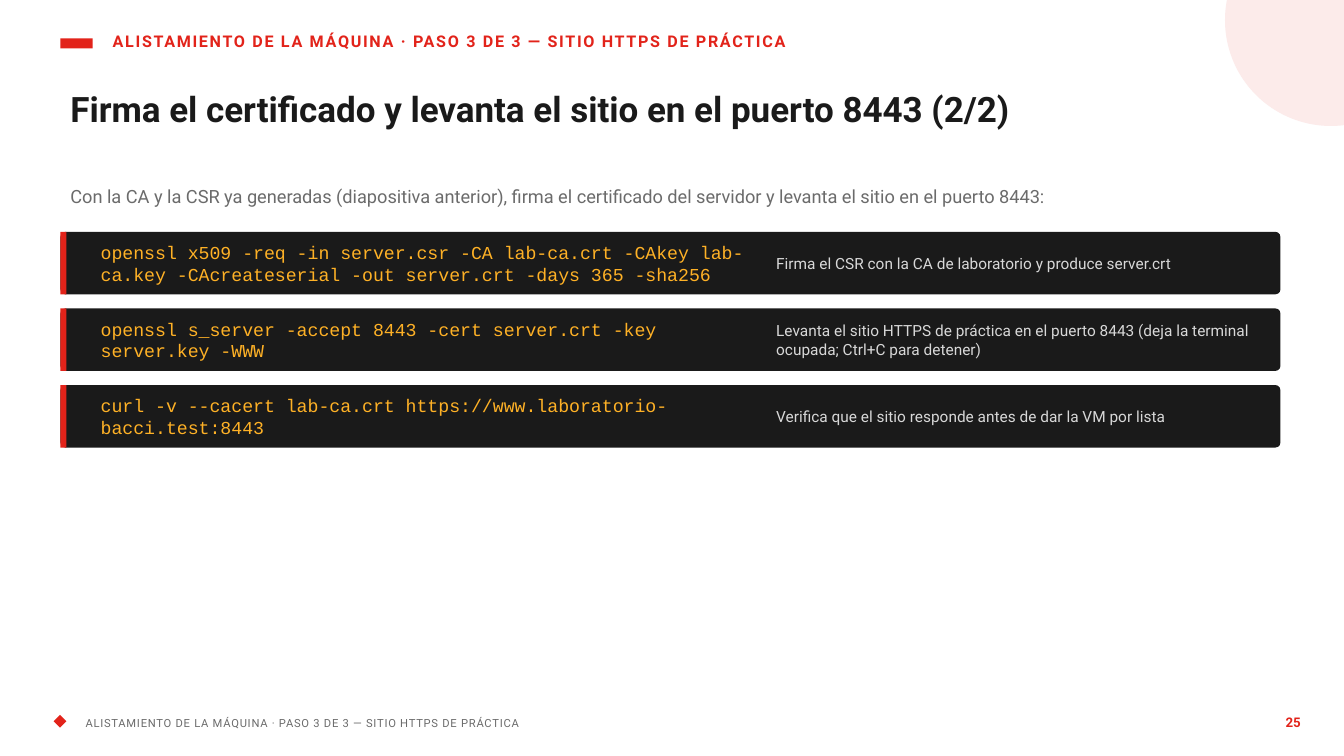
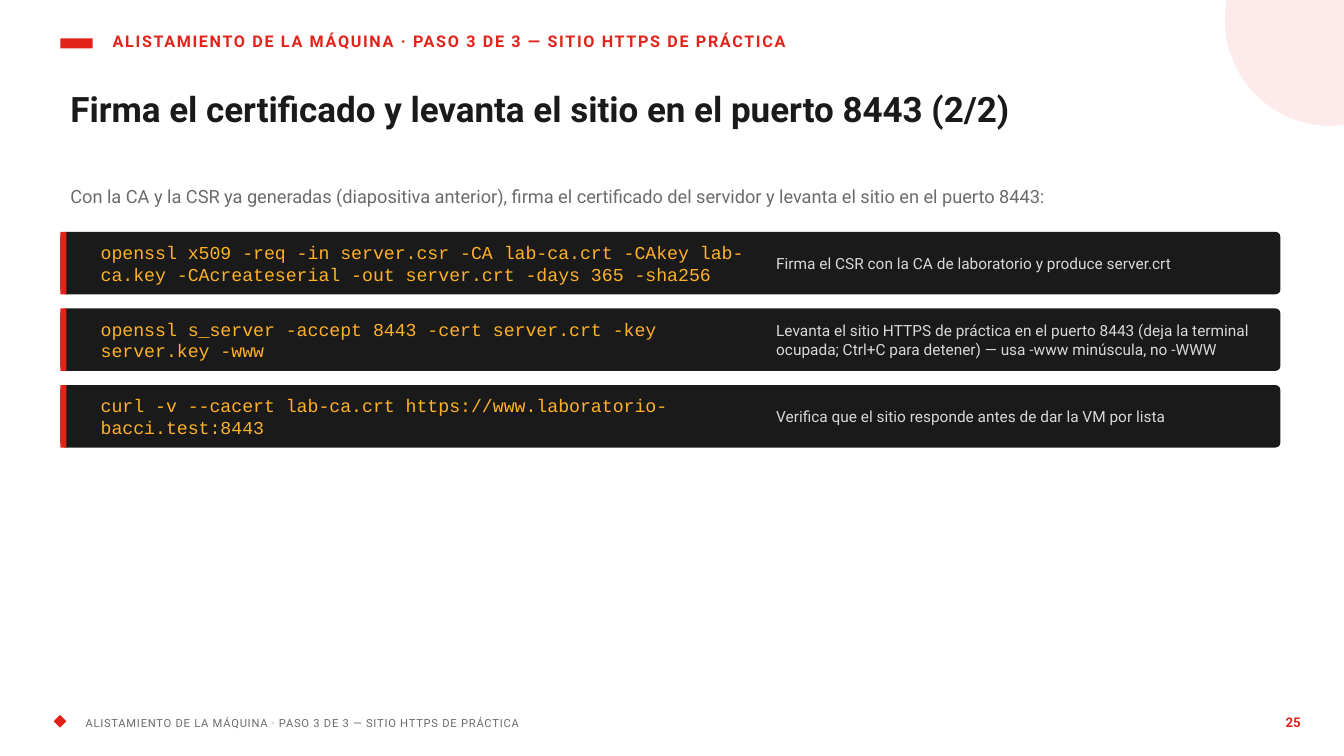
Before and after one commit to jhonvp/CiberdefensaCap, a slide deck: slide 25 of Diapositivas/Sesion1_Fundamentos_etica_alcance_v2.pptx. Drawn at 1344x756 pixels with LibreOffice and Linux fonts; fonts in the diff are those of the drawing. Boxes give left, top, right and bottom in pixels: in the first picture for what was removed or moved away, otherwise in the second. Text is boxed around its words. In the diff, an @@ line names an element or a change of style, - is before the commit and + after.

```diff
--- a/Diapositivas/Sesion1_Fundamentos_etica_alcance_v2.pptx
+++ b/Diapositivas/Sesion1_Fundamentos_etica_alcance_v2.pptx
@@ text at box(101, 323, 657, 361): text changed @@
-openssl s_server -accept 8443 -cert server.crt -key server.key -WWW
+openssl s_server -accept 8443 -cert server.crt -key server.key -www
@@ text at box(776, 324, 1248, 359): text changed @@
-Levanta el sitio HTTPS de práctica en el puerto 8443 (deja la terminal ocupada; Ctrl+C para detener)
+Levanta el sitio HTTPS de práctica en el puerto 8443 (deja la terminal ocupada; Ctrl+C para detener) — usa -www minúscula, no -WWW
```
Also in this commit, not shown: 1 other slide changed, 2 other files.
